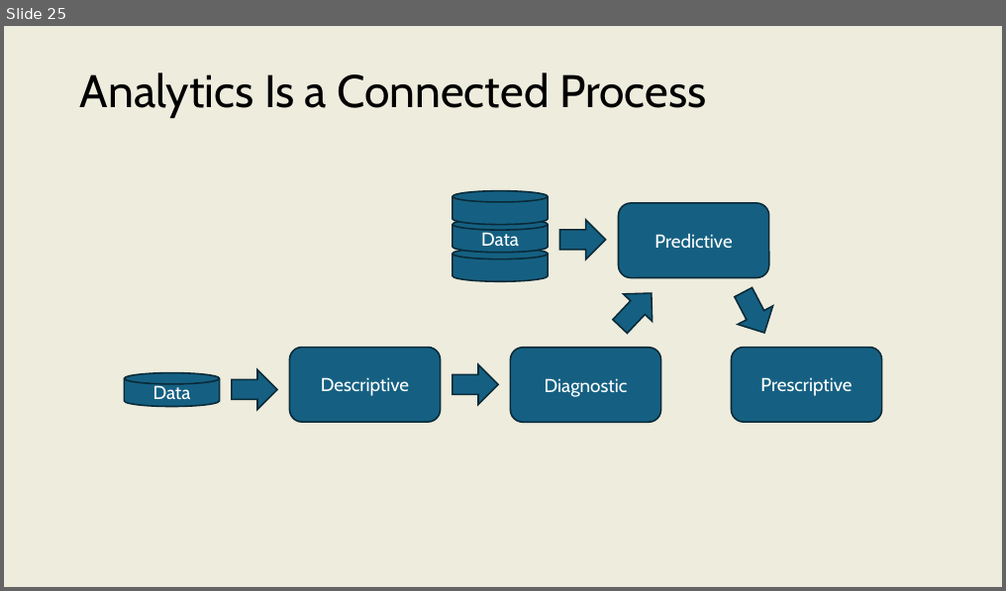
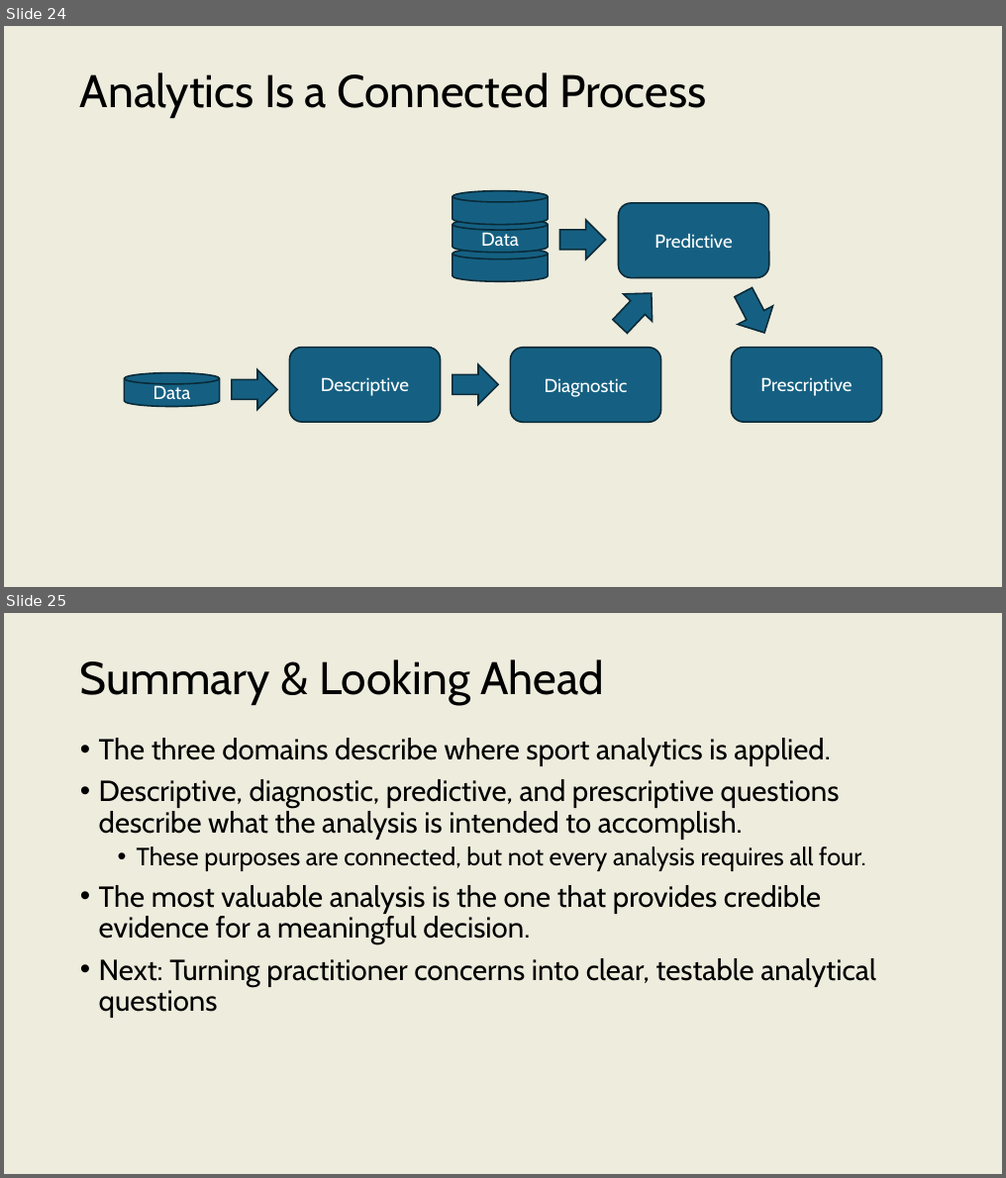
Before and after one commit to onishisaryu/HES-3000-Sports-Data-Analytics, a slide deck: pptx/Lecture2.pptx. Shown one above the other, each under a label of ours: slide 25 before the commit, slides 24 and 25 after it. The pictures are 1006x591 and 1006x1178 pixels, drawn with LibreOffice and Linux fonts; fonts in the diff are those of the drawing. Boxes give left, top, right and bottom in pixels: in the first picture for what was removed or moved away, otherwise in the second. Text is boxed around its words. In the diff, an @@ line names an element or a change of style, - is before the commit and + after.

```diff
--- a/pptx/Lecture2.pptx
+++ b/pptx/Lecture2.pptx
@@ slide 25 added at (4,613,1002,1174), background #EEECDD @@
@@ title added at (80,660,604,705), 44 pt, text #000000 @@
+Summary & Looking Ahead
@@ text added at (99,738,876,1018), 28 pt, text #000000 @@
+• The three domains describe where sport analytics is applied.
+• Descriptive, diagnostic, predictive, and prescriptive questions describe what the analysis is intended to accomplish.
+  • These purposes are connected, but not every analysis requires all four.
+• The most valuable analysis is the one that provides credible evidence for a meaningful decision.
+• Next: Turning practitioner concerns into clear, testable analytical questions
@@ what was slide 25 is now slide 24 @@
```
Also in this commit, not shown: 3 slides changed, 2 slides removed, 6 other files.
